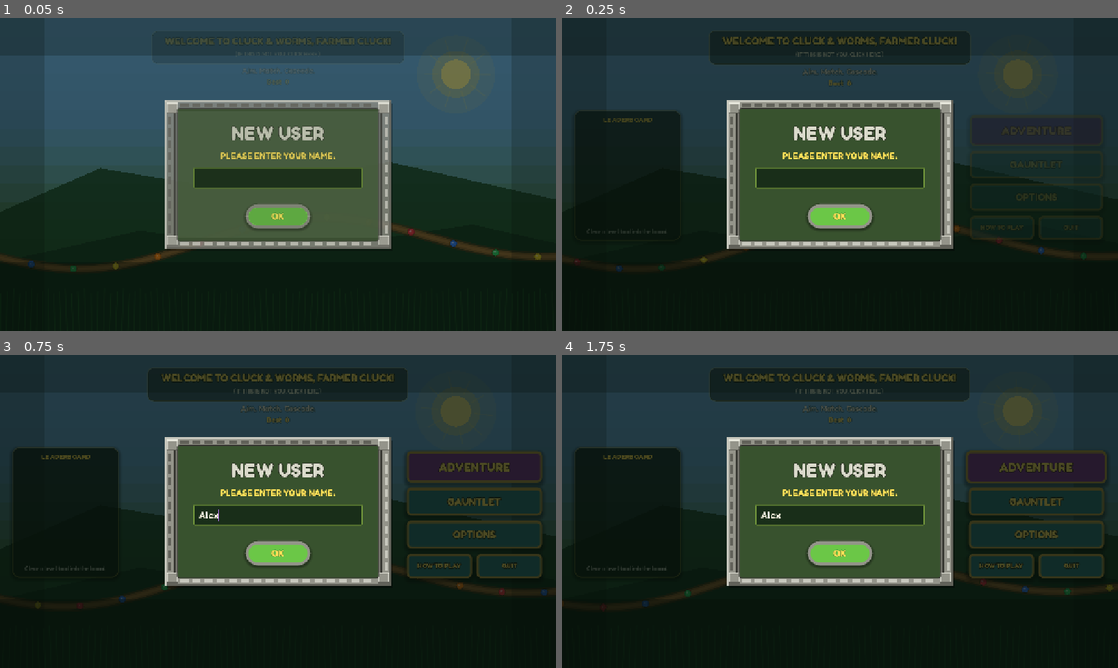
Above: before the commit, frames 1-4 (two rows, left to right).
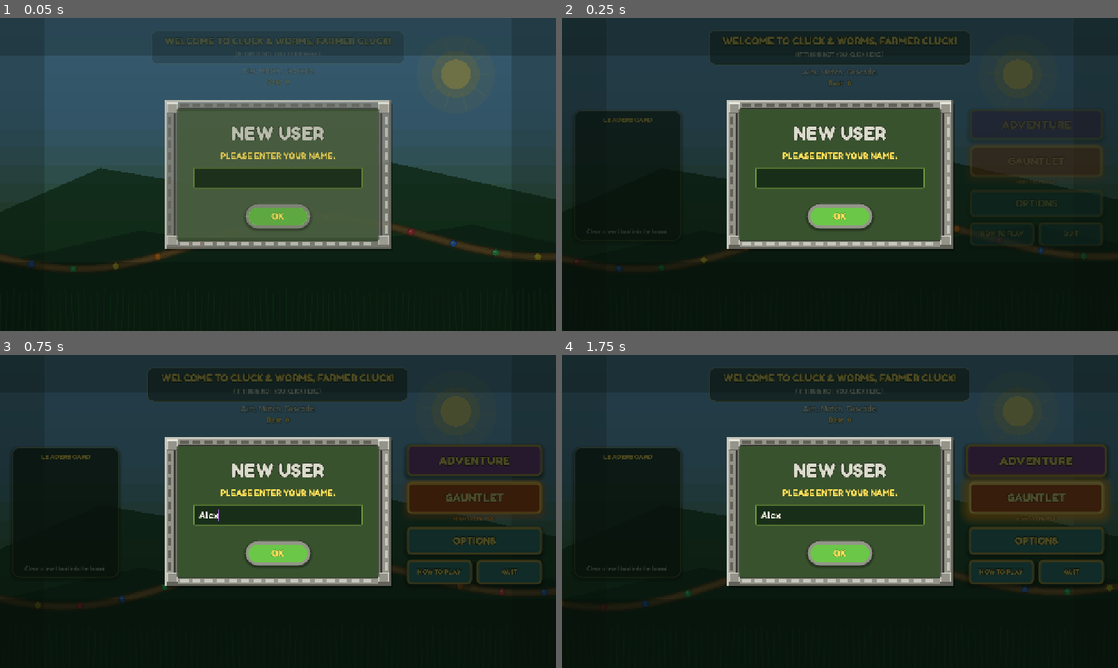
Above: after the commit, the same moments.

Repository: iyanuloluwa-Miracle/Cluck-Worms
Game: Godot game, scene res://scenes/main/Main.tscn
The game is run twice, just before and just after one commit, with the same random seed, the same clock (stepped at 60 frames per second) and the same inputs.
Inputs (mouse positions are in pixels of both pictures, inside the frame that each line leads up to):
- Up to frame 1 (0.05 s): no input
- Up to frame 2 (0.25 s): no input
- Up to frame 3 (0.75 s): click (278, 514) at 0.52 s; type "Alex" at 0.6 s
- Up to frame 4 (1.75 s): click "GAUNTLET" at 1.25 s

Frame 1 is identical in both runs. In frame 2, 2.0% of the frame differs, in the area x 73-98%, y 29-70%; in frame 3, 5.8%; in frame 4, 6.1%, in the area x 72-99%, y 28-74%.

Commit message:
Give Gauntlet an ember tablet look and run-start banner.

Diff:
--- a/autoload/EventBus.gd
+++ b/autoload/EventBus.gd
@@ -40,6 +40,8 @@
 signal game_state_changed(previous: int, next: int)
 
 signal run_started(stage_index: int, level_index: int)
+## Fired when the player starts a Gauntlet (arcade) run from the main menu.
+signal gauntlet_run_started()
 signal level_started(level_id: StringName, display_name: String)
 signal level_completed(level_id: StringName, score: int, lives: int)
 signal stage_completed(stage_id: StringName, stage_index: int, score: int)
--- a/scenes/ui/HUD.tscn
+++ b/scenes/ui/HUD.tscn
@@ -115,6 +115,26 @@
 text = ""
 horizontal_alignment = 1
 
+[node name="GauntletBanner" type="Label" parent="Root/Safe"]
+visible = false
+layout_mode = 1
+anchors_preset = 8
+anchor_left = 0.5
+anchor_top = 0.5
+anchor_right = 0.5
+anchor_bottom = 0.5
+offset_left = -220.0
+offset_top = -40.0
+offset_right = 220.0
+offset_bottom = 40.0
+grow_horizontal = 2
+grow_vertical = 2
+mouse_filter = 2
+theme_override_font_sizes/font_size = 42
+text = "GAUNTLET"
+horizontal_alignment = 1
+vertical_alignment = 1
+
 [node name="StatusLabel" type="Label" parent="Root/Safe"]
 layout_mode = 1
 anchors_preset = 12
--- a/scenes/ui/MainMenuUI.tscn
+++ b/scenes/ui/MainMenuUI.tscn
@@ -157,9 +157,9 @@
 anchor_right = 1.0
 anchor_bottom = 0.5
 offset_left = -320.0
-offset_top = -190.0
+offset_top = -210.0
 offset_right = -8.0
-offset_bottom = 200.0
+offset_bottom = 220.0
 theme_override_constants/separation = 12
 alignment = 1
 
@@ -168,10 +168,20 @@
 layout_mode = 2
 text = "ADVENTURE"
 
-[node name="GauntletButton" type="Button" parent="SafeArea/Root/CTA"]
-custom_minimum_size = Vector2(0, 64)
+[node name="GauntletSlot" type="VBoxContainer" parent="SafeArea/Root/CTA"]
+layout_mode = 2
+theme_override_constants/separation = 2
+
+[node name="GauntletButton" type="Button" parent="SafeArea/Root/CTA/GauntletSlot"]
+custom_minimum_size = Vector2(0, 76)
 layout_mode = 2
 text = "GAUNTLET"
+
+[node name="GauntletSubtitle" type="Label" parent="SafeArea/Root/CTA/GauntletSlot"]
+layout_mode = 2
+theme_override_font_sizes/font_size = 12
+text = "HIGH SCORE RUN"
+horizontal_alignment = 1
 
 [node name="OptionsButton" type="Button" parent="SafeArea/Root/CTA"]
 custom_minimum_size = Vector2(0, 64)
--- a/scripts/ui/HUD.gd
+++ b/scripts/ui/HUD.gd
@@ -15,6 +15,7 @@
 @onready var _swatch: Control = $Root/Safe/BottomBar/NextChip/Margin/Row/WormSwatch
 @onready var _status: Label = $Root/Safe/StatusLabel
 @onready var _progress_bar: ProgressBar = $Root/Safe/ProgressBar if has_node("Root/Safe/ProgressBar") else null
+@onready var _gauntlet_banner: Label = $Root/Safe/GauntletBanner if has_node("Root/Safe/GauntletBanner") else null
 
 ## Worm progress tracking.
 var _total_worms: int = 0
@@ -23,6 +24,8 @@
 ## Danger animation.
 var _danger_urgency: float = 0.0
 var _danger_pulse: float = 0.0
+var _pending_gauntlet_banner: bool = false
+var _gauntlet_banner_tween: Tween
 
 
 func _ready() -> void:
@@ -41,7 +44,16 @@
 	EventBus.chicken_loadout_changed.connect(_on_loadout)
 	EventBus.danger_warning.connect(_on_danger)
 	EventBus.chain_worms_removed.connect(_on_worms_removed)
+	EventBus.gauntlet_run_started.connect(_on_gauntlet_run_started)
 	_on_combo(0)
+	if _gauntlet_banner:
+		_gauntlet_banner.visible = false
+		UITheme.apply_font(_gauntlet_banner, UITheme.WEIGHT_BOLD)
+		_gauntlet_banner.add_theme_font_size_override("font_size", 48)
+		_gauntlet_banner.add_theme_color_override("font_color", Color(1.0, 0.82, 0.28, 1.0))
+		_gauntlet_banner.add_theme_color_override("font_outline_color", Color(0.35, 0.1, 0.02, 0.95))
+		_gauntlet_banner.add_theme_constant_override("outline_size", 10)
+		_gauntlet_banner.text = "GAUNTLET"
 
 
 func _process(delta: float) -> void:
@@ -100,8 +112,48 @@
 		visible = true
 		_root.modulate.a = 0.0
 		UIFx.fade_in(_root, 0.28)
+		if _pending_gauntlet_banner:
+			_pending_gauntlet_banner = false
+			call_deferred("_show_gauntlet_banner")
 	elif not show:
 		visible = false
+		_hide_gauntlet_banner_immediate()
+
+
+func _on_gauntlet_run_started() -> void:
+	_pending_gauntlet_banner = true
+
+
+func _show_gauntlet_banner() -> void:
+	if _gauntlet_banner == null or not visible:
+		return
+	if _gauntlet_banner_tween != null:
+		_gauntlet_banner_tween.kill()
+	_gauntlet_banner.visible = true
+	_gauntlet_banner.modulate.a = 0.0
+	_gauntlet_banner.scale = Vector2(0.7, 0.7)
+	_gauntlet_banner.pivot_offset = _gauntlet_banner.size * 0.5
+	_gauntlet_banner_tween = create_tween()
+	_gauntlet_banner_tween.set_trans(Tween.TRANS_BACK).set_ease(Tween.EASE_OUT)
+	_gauntlet_banner_tween.tween_property(_gauntlet_banner, "modulate:a", 1.0, 0.22)
+	_gauntlet_banner_tween.parallel().tween_property(_gauntlet_banner, "scale", Vector2.ONE, 0.28)
+	_gauntlet_banner_tween.tween_interval(1.15)
+	_gauntlet_banner_tween.tween_property(_gauntlet_banner, "modulate:a", 0.0, 0.35)
+	_gauntlet_banner_tween.tween_callback(func() -> void:
+		if _gauntlet_banner:
+			_gauntlet_banner.visible = false
+	)
+
+
+func _hide_gauntlet_banner_immediate() -> void:
+	_pending_gauntlet_banner = false
+	if _gauntlet_banner_tween != null:
+		_gauntlet_banner_tween.kill()
+		_gauntlet_banner_tween = null
+	if _gauntlet_banner:
+		_gauntlet_banner.visible = false
+		_gauntlet_banner.modulate.a = 1.0
+		_gauntlet_banner.scale = Vector2.ONE
 
 
 func _on_score(new_score: int, delta: int) -> void:
--- a/scripts/ui/MainMenuUI.gd
+++ b/scripts/ui/MainMenuUI.gd
@@ -13,7 +13,8 @@
 @onready var _tagline: Label = $SafeArea/Root/BrandBlock/Tagline
 @onready var _high_score: Label = $SafeArea/Root/BrandBlock/HighScore
 @onready var _adventure_btn: Button = $SafeArea/Root/CTA/AdventureButton
-@onready var _gauntlet_btn: Button = $SafeArea/Root/CTA/GauntletButton
+@onready var _gauntlet_btn: Button = $SafeArea/Root/CTA/GauntletSlot/GauntletButton
+@onready var _gauntlet_sub: Label = $SafeArea/Root/CTA/GauntletSlot/GauntletSubtitle
 @onready var _options_btn: Button = $SafeArea/Root/CTA/OptionsButton
 @onready var _howto_btn: Button = $SafeArea/Root/CTA/BottomRow/HowToPlayButton
 @onready var _quit_btn: Button = $SafeArea/Root/CTA/BottomRow/QuitButton
@@ -31,15 +32,20 @@
 @onready var _profile_dialog: Control = $PlayerProfileUI if has_node("PlayerProfileUI") else null
 @onready var _instructions: Control = $InstructionsUI if has_node("InstructionsUI") else null
 
-## Adventure = purple stone (featured). Gauntlet/Options = meadow teal slabs.
+## Adventure = purple. Gauntlet = molten ember. Options/utility = teal.
 const STONE_PURPLE := Color(0.48, 0.22, 0.55)
 const STONE_PURPLE_HOT := Color(0.58, 0.30, 0.66)
 const STONE_TEAL := Color(0.18, 0.48, 0.48)
 const STONE_TEAL_HOT := Color(0.24, 0.58, 0.56)
+const STONE_EMBER := Color(0.72, 0.28, 0.08)
+const STONE_EMBER_HOT := Color(0.88, 0.42, 0.10)
+const STONE_EMBER_EDGE := Color(1.0, 0.78, 0.28)
 const STONE_EDGE := Color(0.72, 0.62, 0.28)
 const STONE_GOLD := Color(1.0, 0.90, 0.42)
 
 var _play_pulse: Tween
+var _gauntlet_glow: Tween
+var _gauntlet_styles: Array[StyleBoxFlat] = []
 var _awaiting_instructions_after_profile: bool = false
 
 
@@ -122,12 +128,62 @@
 	_board_empty.horizontal_alignment = HORIZONTAL_ALIGNMENT_CENTER
 	_board_empty.autowrap_mode = TextServer.AUTOWRAP_WORD_SMART
 
-	# Stone tablet stack — Adventure featured in purple, rest in teal.
+	# Stone tablet stack — Adventure purple, Gauntlet ember, utility teal.
 	_apply_stone_button(_adventure_btn, "ADVENTURE", STONE_PURPLE, STONE_PURPLE_HOT, 28, 72)
-	_apply_stone_button(_gauntlet_btn, "GAUNTLET", STONE_TEAL, STONE_TEAL_HOT, 24, 64)
+	_style_gauntlet_button()
 	_apply_stone_button(_options_btn, "OPTIONS", STONE_TEAL, STONE_TEAL_HOT, 24, 64)
 	_apply_stone_button(_howto_btn, "HOW TO PLAY", STONE_TEAL, STONE_TEAL_HOT, 15, 56)
 	_apply_stone_button(_quit_btn, "QUIT", STONE_TEAL, STONE_TEAL_HOT, 15, 56)
+
+
+func _style_gauntlet_button() -> void:
+	_gauntlet_btn.text = "GAUNTLET"
+	UITheme.apply_font(_gauntlet_btn, UITheme.WEIGHT_BOLD)
+	_gauntlet_btn.add_theme_font_size_override("font_size", 26)
+	_gauntlet_btn.add_theme_color_override("font_color", Color(1.0, 0.94, 0.55, 1.0))
+	_gauntlet_btn.add_theme_color_override("font_hover_color", Color(1.0, 0.98, 0.78, 1.0))
+	_gauntlet_btn.add_theme_color_override("font_pressed_color", Color(1.0, 0.82, 0.35, 1.0))
+	_gauntlet_btn.add_theme_color_override("font_outline_color", Color(0.25, 0.08, 0.02, 0.95))
+	_gauntlet_btn.add_theme_constant_override("outline_size", 6)
+	_gauntlet_btn.custom_minimum_size = Vector2(0, 76)
+
+	_gauntlet_styles.clear()
+	var n := _ember_style(STONE_EMBER, false, false)
+	var h := _ember_style(STONE_EMBER_HOT, true, false)
+	var p := _ember_style(STONE_EMBER.darkened(0.12), false, true)
+	_gauntlet_styles.append(n)
+	_gauntlet_styles.append(h)
+	_gauntlet_styles.append(p)
+	_gauntlet_btn.add_theme_stylebox_override("normal", n)
+	_gauntlet_btn.add_theme_stylebox_override("hover", h)
+	_gauntlet_btn.add_theme_stylebox_override("pressed", p)
+	_gauntlet_btn.add_theme_stylebox_override("focus", h)
+
+	_gauntlet_sub.text = "HIGH SCORE RUN"
+	UITheme.apply_font(_gauntlet_sub, UITheme.WEIGHT_BOLD)
+	_gauntlet_sub.add_theme_font_size_override("font_size", 12)
+	_gauntlet_sub.add_theme_color_override("font_color", Color(1.0, 0.72, 0.32, 0.95))
+	_gauntlet_sub.add_theme_color_override("font_outline_color", Color(0.15, 0.05, 0.02, 0.8))
+	_gauntlet_sub.add_theme_constant_override("outline_size", 2)
+	_gauntlet_sub.horizontal_alignment = HORIZONTAL_ALIGNMENT_CENTER
+
+
+func _ember_style(fill: Color, lit: bool = false, pressed: bool = false) -> StyleBoxFlat:
+	var s := StyleBoxFlat.new()
+	s.bg_color = fill
+	s.border_color = STONE_EMBER_EDGE.lightened(0.2) if lit else STONE_EMBER_EDGE
+	s.set_border_width_all(6)
+	s.border_width_top = 8 if not pressed else 4
+	s.border_width_bottom = 5 if not pressed else 7
+	s.set_corner_radius_all(12)
+	s.content_margin_left = 18
+	s.content_margin_right = 18
+	s.content_margin_top = 14 if not pressed else 16
+	s.content_margin_bottom = 14 if not pressed else 12
+	s.shadow_color = Color(1.0, 0.4, 0.05, 0.45 if not pressed else 0.2)
+	s.shadow_size = 16 if not pressed else 4
+	s.shadow_offset = Vector2(0, 4 if not pressed else 1)
+	return s
 
 
 func _apply_stone_button(
@@ -308,6 +364,7 @@
 		_play_entrance()
 	else:
 		_stop_play_pulse()
+		_stop_gauntlet_glow()
 		if visible:
 			UIFx.fade_out(self, 0.22)
 		else:
@@ -339,7 +396,12 @@
 	tween.tween_property(_mascot, "scale", Vector2.ONE, 0.55).set_delay(0.12).set_trans(Tween.TRANS_BACK)
 	tween.tween_property(_cta, "modulate:a", 1.0, 0.4).set_delay(0.18)
 	tween.tween_property(_cta, "scale", Vector2.ONE, 0.5).set_delay(0.18).set_trans(Tween.TRANS_BACK)
-	tween.chain().tween_callback(_start_play_pulse)
+	tween.chain().tween_callback(_start_menu_pulses)
+
+
+func _start_menu_pulses() -> void:
+	_start_play_pulse()
+	_start_gauntlet_glow()
 
 
 func _start_play_pulse() -> void:
@@ -362,6 +424,39 @@
 		_adventure_btn.scale = Vector2.ONE
 
 
+func _start_gauntlet_glow() -> void:
+	_stop_gauntlet_glow()
+	if not is_instance_valid(_gauntlet_btn) or not visible:
+		return
+	_gauntlet_glow = create_tween()
+	_gauntlet_glow.set_loops()
+	_gauntlet_glow.set_trans(Tween.TRANS_SINE).set_ease(Tween.EASE_IN_OUT)
+	_gauntlet_glow.tween_method(_set_gauntlet_ember_glow, 0.0, 1.0, 1.1)
+	_gauntlet_glow.tween_method(_set_gauntlet_ember_glow, 1.0, 0.0, 1.1)
+
+
+func _stop_gauntlet_glow() -> void:
+	if _gauntlet_glow != null:
+		_gauntlet_glow.kill()
+		_gauntlet_glow = null
+	_set_gauntlet_ember_glow(0.0)
+	if is_instance_valid(_gauntlet_btn):
+		_gauntlet_btn.modulate = Color.WHITE
+	if is_instance_valid(_gauntlet_sub):
+		_gauntlet_sub.modulate = Color.WHITE
+
+
+func _set_gauntlet_ember_glow(t: float) -> void:
+	for s: StyleBoxFlat in _gauntlet_styles:
+		s.shadow_color = Color(1.0, 0.42 + t * 0.2, 0.05, 0.35 + t * 0.4)
+		s.shadow_size = int(14.0 + t * 12.0)
+		s.border_color = STONE_EMBER_EDGE.lerp(Color(1.0, 0.95, 0.55), t * 0.55)
+	if is_instance_valid(_gauntlet_btn):
+		_gauntlet_btn.modulate = Color(1.0, 0.96 + t * 0.04, 0.9 + t * 0.08, 1.0)
+	if is_instance_valid(_gauntlet_sub):
+		_gauntlet_sub.modulate = Color(1.0, 0.9 + t * 0.1, 0.75 + t * 0.2, 1.0)
+
+
 func _on_adventure() -> void:
 	UIFx.punch_button(_adventure_btn)
 	var sel: Node = get_parent().get_node_or_null("LevelSelectUI")
@@ -374,6 +469,7 @@
 
 func _on_gauntlet() -> void:
 	UIFx.punch_button(_gauntlet_btn)
+	EventBus.gauntlet_run_started.emit()
 	# Jump into the highest unlocked level — arcade-style gauntlet run.
 	var unlocked: int = SaveService.max_level_unlocked
 	var stage_i: int = 0
